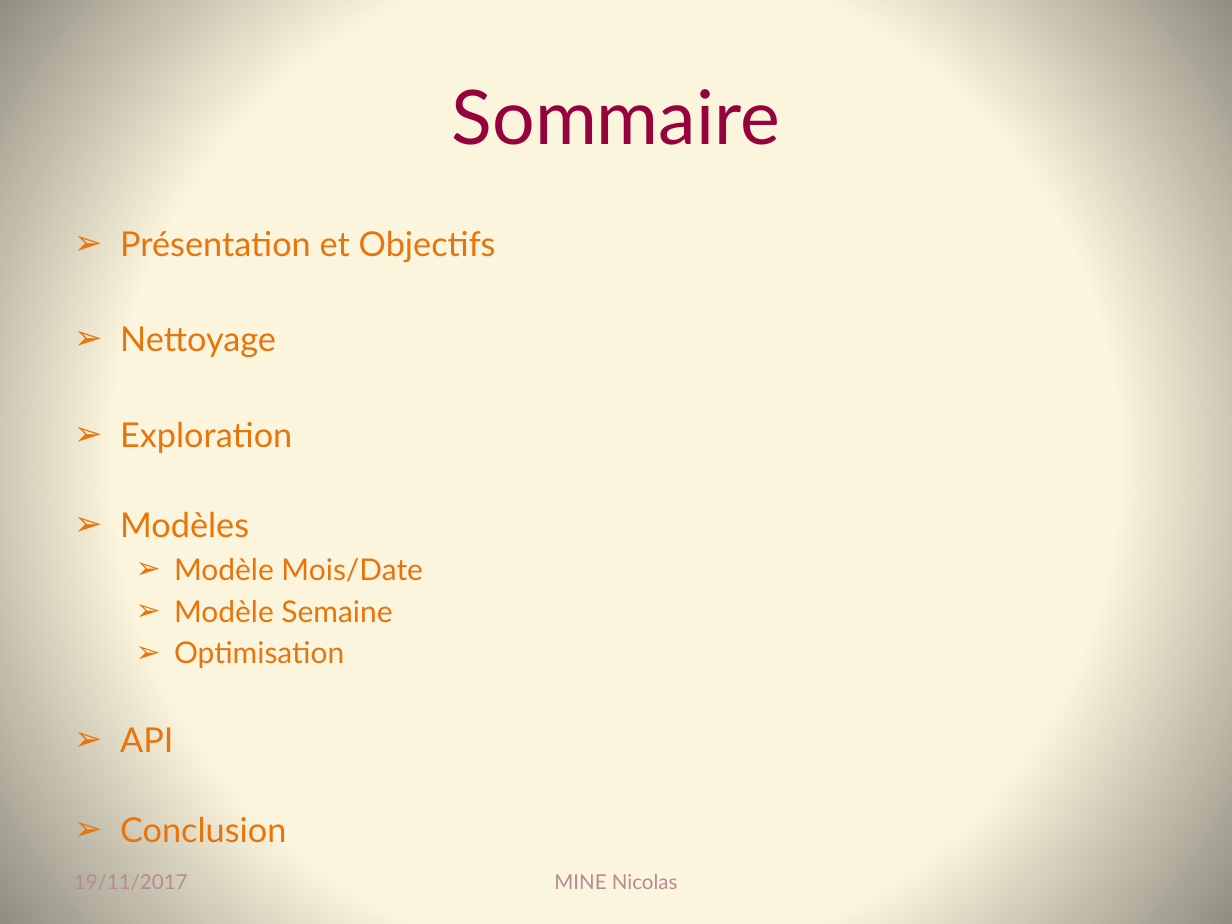
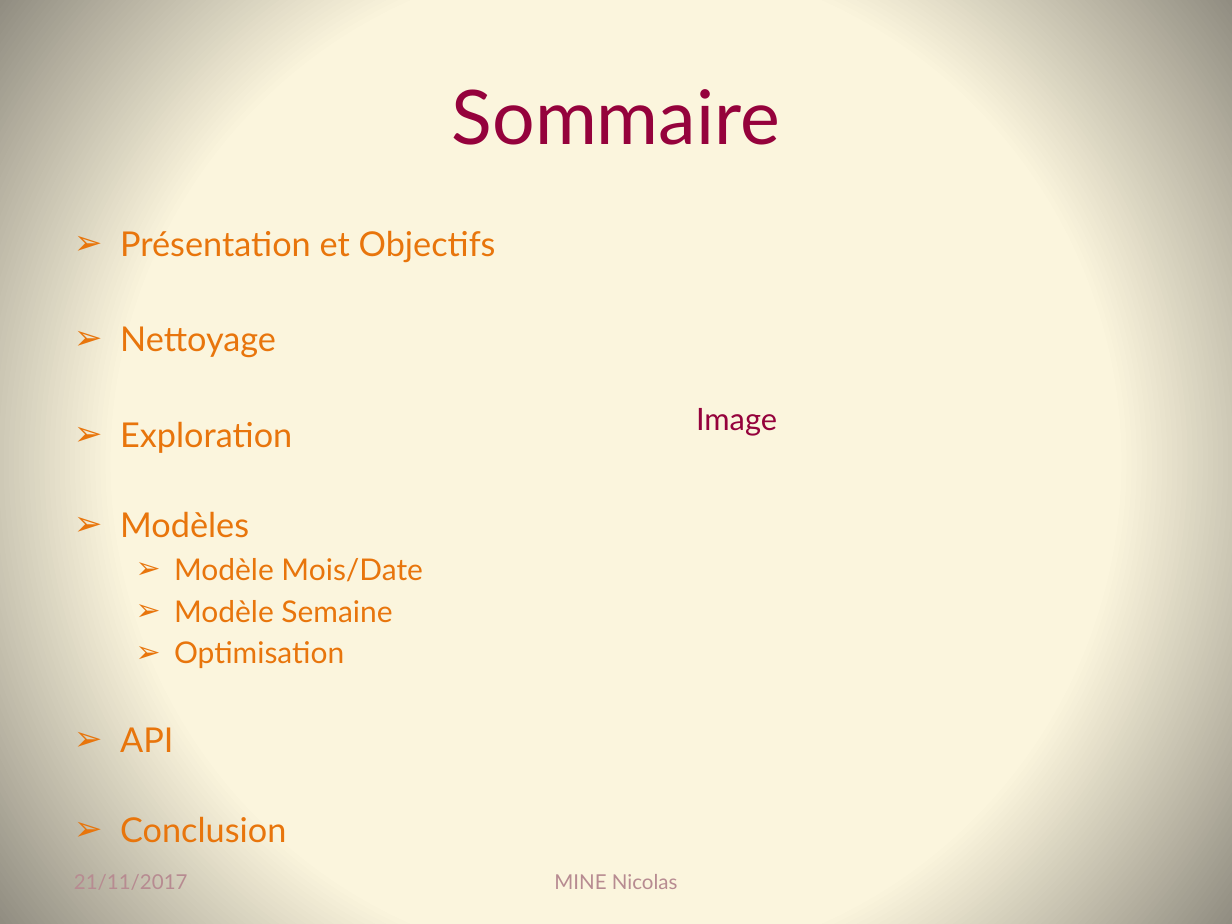
Before and after one commit to Coni63/OC_DS, a slide deck: slide 2 of Projet 4 - retard avion/Presentation-projet_4.pptx. Drawn at 1232x924 pixels with LibreOffice and Linux fonts; fonts in the diff are those of the drawing. Boxes give left, top, right and bottom in pixels: in the first picture for what was removed or moved away, otherwise in the second. Text is boxed around its words. In the diff, an @@ line names an element or a change of style, - is before the commit and + after.

```diff
--- a/Projet 4 - retard avion/Presentation-projet_4.pptx
+++ b/Projet 4 - retard avion/Presentation-projet_4.pptx
@@ text added at <box>696,408,777,436</box>, 18 pt, text #95023C @@
+Image
@@ text at <box>74,874,188,889</box>: text changed @@
-19/11/2017
+21/11/2017
```
Also in this commit, not shown: 6 other slides changed, 13 slides added, 3 other files.
